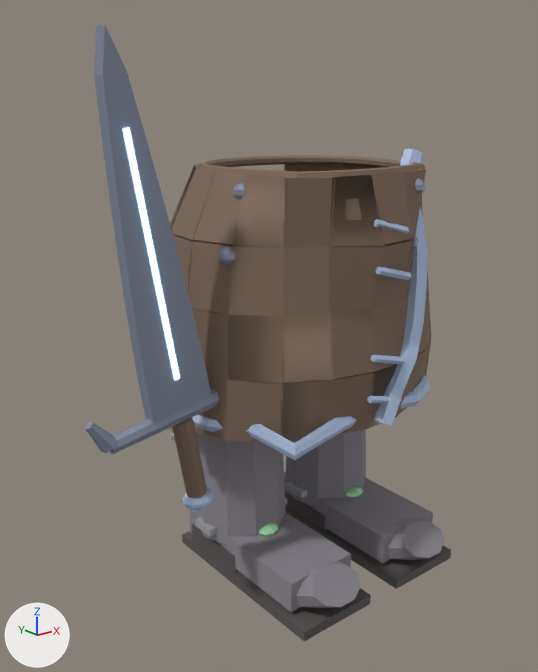
Two versions of the glTF model assets/characters/bellmire/showcase/duelist_kit.glb, one commit apart.
One viewpoint serves both versions: a 50 mm camera at (-1.338, -1.548, 1.294) aimed at (-0.125, -0.033, 0.688). The lights are fixed; the arrows at lower left show +X, +Y and +Z. The older version comes first.

The older version as bpy lines, for what is in view:
```python
ob_armour_jerkin_trim_duelist = bpy.data.objects.new('Armour_Jerkin_trim_duelist', me_armour_jerkin_trim_duelist)
ob_armour_jerkin_trim_duelist.location = (0.0, 0.0, 0.973)
ob_weapon_glow_duelist = bpy.data.objects.new('Weapon_glow_duelist', me_weapon_glow_duelist)
ob_weapon_glow_duelist.location = (-0.307, 0.0, 0.448)
ob_weapon_leather_duelist = bpy.data.objects.new('Weapon_leather_duelist', me_weapon_leather_duelist)
ob_weapon_leather_duelist.location = (-0.307, 0.0, 0.448)
ob_weapon_metal_duelist = bpy.data.objects.new('Weapon_metal_duelist', me_weapon_metal_duelist)
ob_weapon_metal_duelist.location = (-0.307, 0.0, 0.448)
ob_weapon_trim_duelist = bpy.data.objects.new('Weapon_trim_duelist', me_weapon_trim_duelist)
ob_weapon_trim_duelist.location = (-0.307, 0.0, 0.448)
# also in view: 'Acc_BootR_cloth_duelist' at (-0.171, -0.122, 0.265); 'Acc_BootL_cloth_duelist' at (0.171, -0.122, 0.265); 'Acc_BootR_dark_duelist' at (-0.171, -0.095, 0.257); 'Acc_BootL_dark_duelist' at (0.171, -0.095, 0.257); 'Armour_Jerkin_leather_duelist' at (0.028, -0.008, 0.819)
```
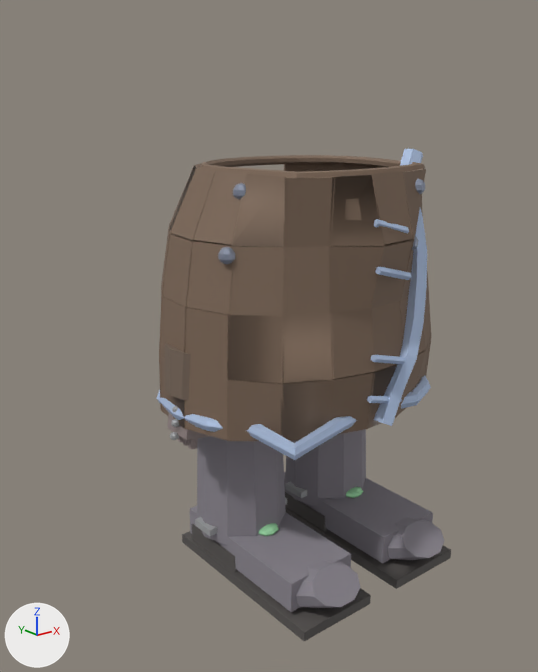
Changed parts and their boxes (x1, y1, x2, y2) in the pictures (538 x 672 px):
'Weapon_metal_duelist', deleted
    before: (85, 24, 219, 454)
'Weapon_glow_duelist', deleted
    before: (122, 127, 180, 380)
'Weapon_leather_duelist', deleted (brown)
    before: (172, 417, 207, 499)
'Weapon_trim_duelist', deleted
    before: (182, 488, 213, 510)

Patch to the scene script:
```diff
--- a/assets/characters/bellmire/showcase/duelist_kit.glb.py
+++ b/assets/characters/bellmire/showcase/duelist_kit.glb.py
@@ ob_weapon_glow_duelist @@
-ob_weapon_glow_duelist = bpy.data.objects.new('Weapon_glow_duelist', me_weapon_glow_duelist)
-ob_weapon_glow_duelist.location = (-0.307, 0.0, 0.448)
@@ ob_weapon_leather_duelist @@
-ob_weapon_leather_duelist = bpy.data.objects.new('Weapon_leather_duelist', me_weapon_leather_duelist)
-ob_weapon_leather_duelist.location = (-0.307, 0.0, 0.448)
@@ ob_weapon_metal_duelist @@
-ob_weapon_metal_duelist = bpy.data.objects.new('Weapon_metal_duelist', me_weapon_metal_duelist)
-ob_weapon_metal_duelist.location = (-0.307, 0.0, 0.448)
@@ ob_weapon_trim_duelist @@
-ob_weapon_trim_duelist = bpy.data.objects.new('Weapon_trim_duelist', me_weapon_trim_duelist)
-ob_weapon_trim_duelist.location = (-0.307, 0.0, 0.448)
```
